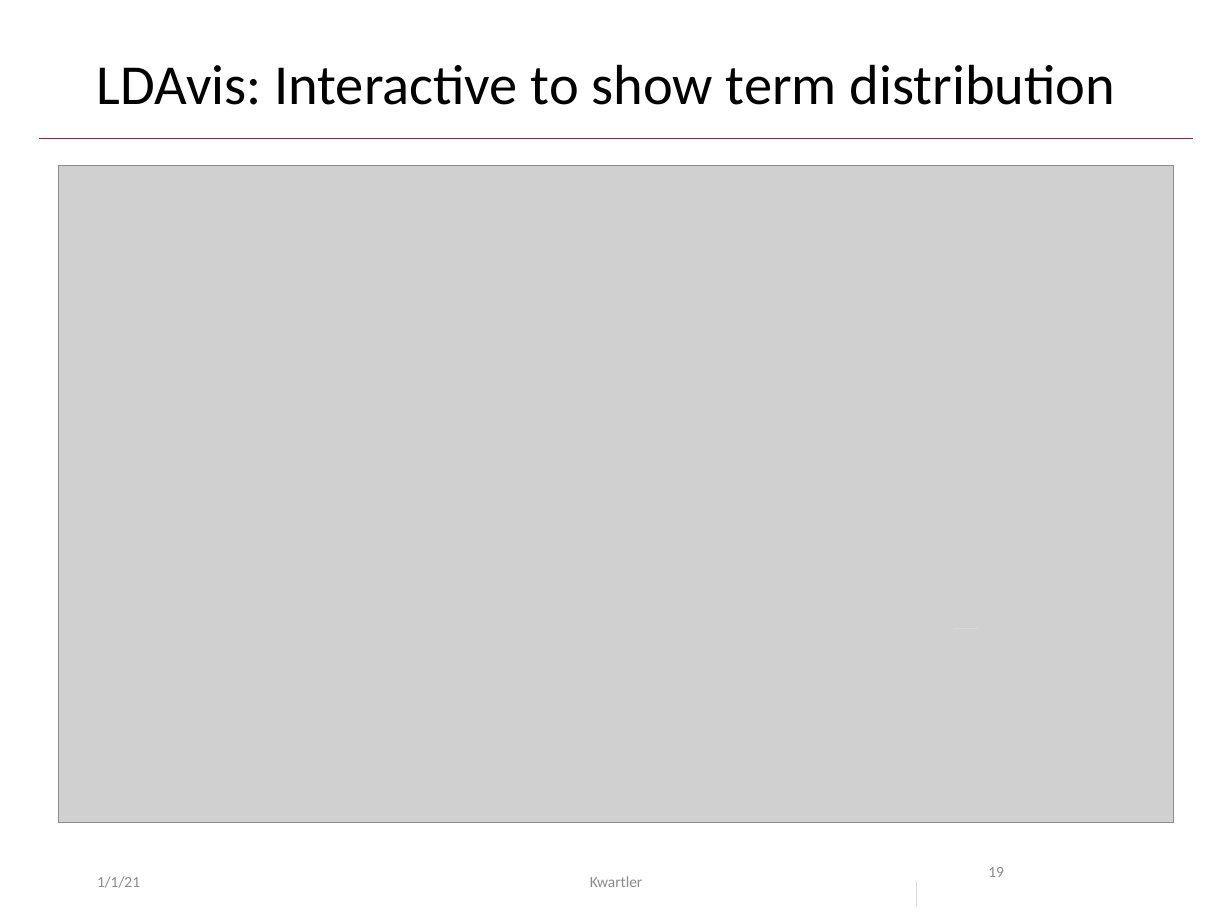
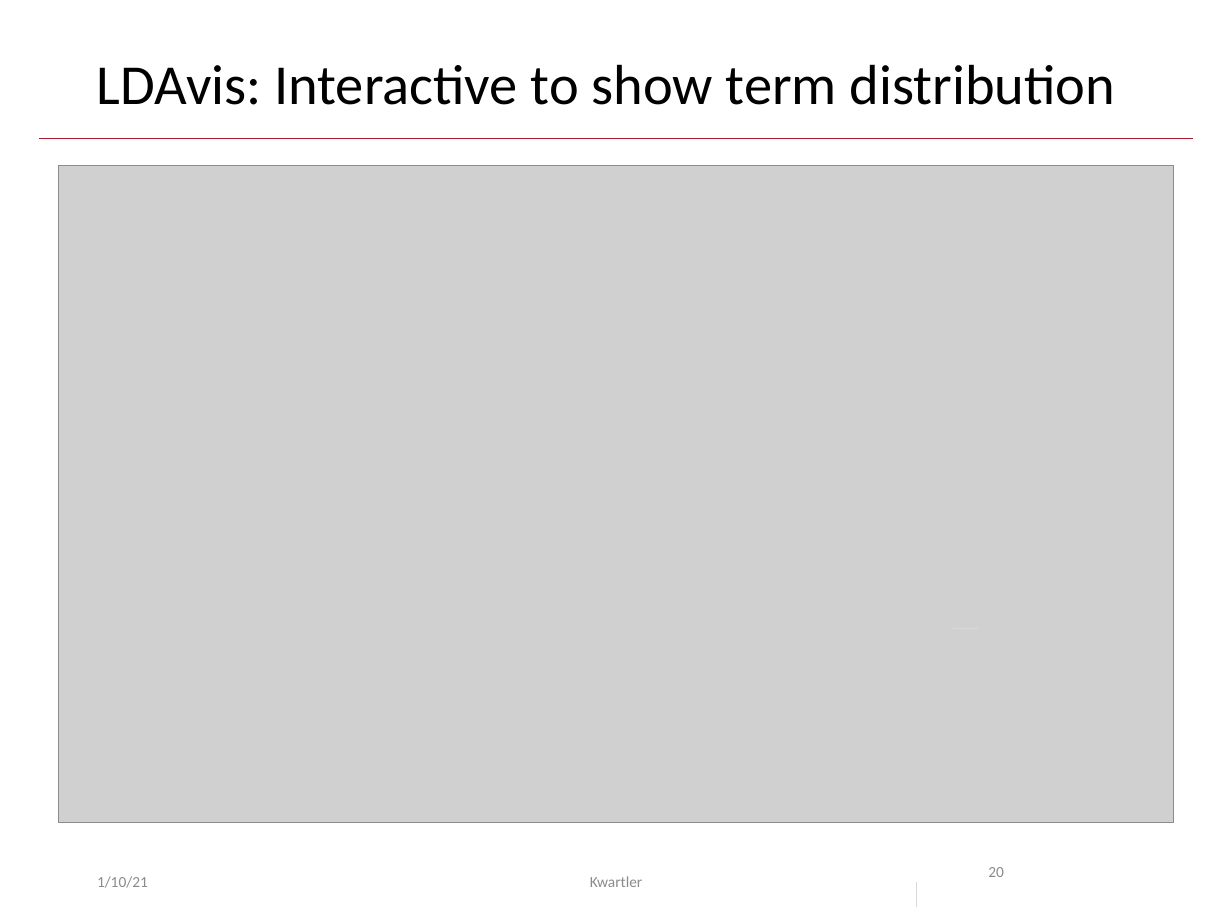
Before and after one commit to kwartler/hult_NLP_student, a slide deck: slide 20 of lessons/class5/Class5A_unsupervised.pptx (slide 19 before the commit). Drawn at 1232x924 pixels with LibreOffice and Linux fonts; fonts in the diff are those of the drawing; grey boxes stand for pictures. Boxes give left, top, right and bottom in pixels: in the first picture for what was removed or moved away, otherwise in the second. Text is boxed around its words. In the diff, an @@ line names an element or a change of style, - is before the commit and + after.

```diff
--- a/lessons/class5/Class5A_unsupervised.pptx
+++ b/lessons/class5/Class5A_unsupervised.pptx
@@ page number at bbox=[988, 867, 1004, 877]: text changed @@
-19
+20
@@ text at bbox=[97, 876, 148, 888]: text changed @@
-1/1/21
+1/10/21
```
Also in this commit, not shown: 19 other slides changed, 1 slide added, 6 other files.
